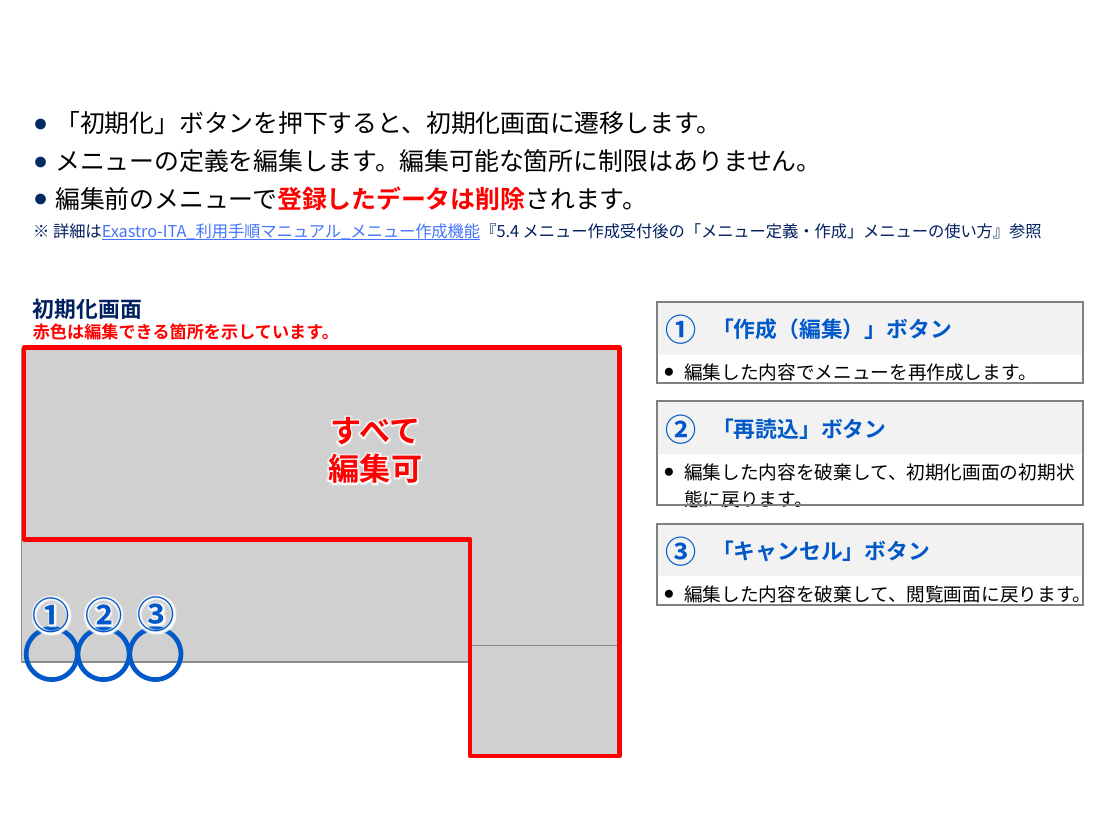
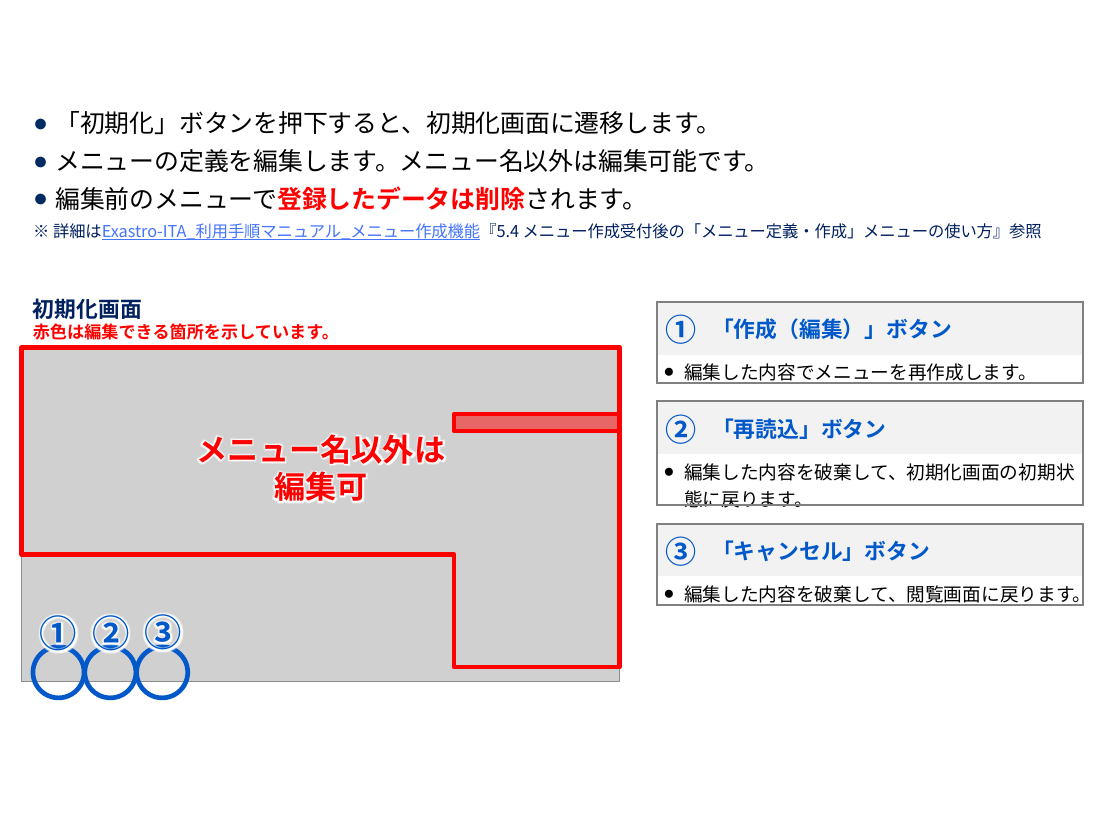
Before and after one commit to exastro-suite/it-automation-docs, a slide deck: slide 22 of asset/Learn_ja/ITA-hg-ps_classroom_lecture_ja.pptx. Drawn at 1120x840 pixels with LibreOffice and Linux fonts; fonts in the diff are those of the drawing; grey boxes stand for pictures; background and template pictures are left out. Boxes give left, top, right and bottom in pixels: in the first picture for what was removed or moved away, otherwise in the second. Text is boxed around its words. In the diff, an @@ line names an element or a change of style, - is before the commit and + after.

```diff
--- a/asset/Learn_ja/ITA-hg-ps_classroom_lecture_ja.pptx
+++ b/asset/Learn_ja/ITA-hg-ps_classroom_lecture_ja.pptx
@@ text at [55,149,769,172]: text changed @@
-● メニューの定義を編集します。編集可能な箇所に制限はありません。
+● メニューの定義を編集します。メニュー名以外は編集可能です。
@@ picture: place and size @@
-picture at [22,348,620,662]
+picture at [22,348,620,682]
@@ freeform shape: place and size @@
-freeform shape at [24,348,619,756]
+freeform shape at [22,347,620,666]
@@ rectangle added at [455,414,620,431], fill #FF0000 at 50% opacity, outline #FF0000 3 pt @@
@@ text "メニュー名以外は": place and size @@
-text "メニュー名以外は" at [329,417,422,488]
+text "メニュー名以外は" at [196,434,445,506]
@@ text at [196,434,445,465]: text changed @@
-すべて
+メニュー名以外は
@@ 3 texts, 3 ellipses: place and size @@
-3 texts, 3 ellipses at [26,596,181,680]
+3 texts, 3 ellipses at [32,614,188,698]
@@ picture removed at [470,645,619,756] @@
```
Also in this commit, not shown: 21 other slides changed, 1 slide added, 1 other file.
